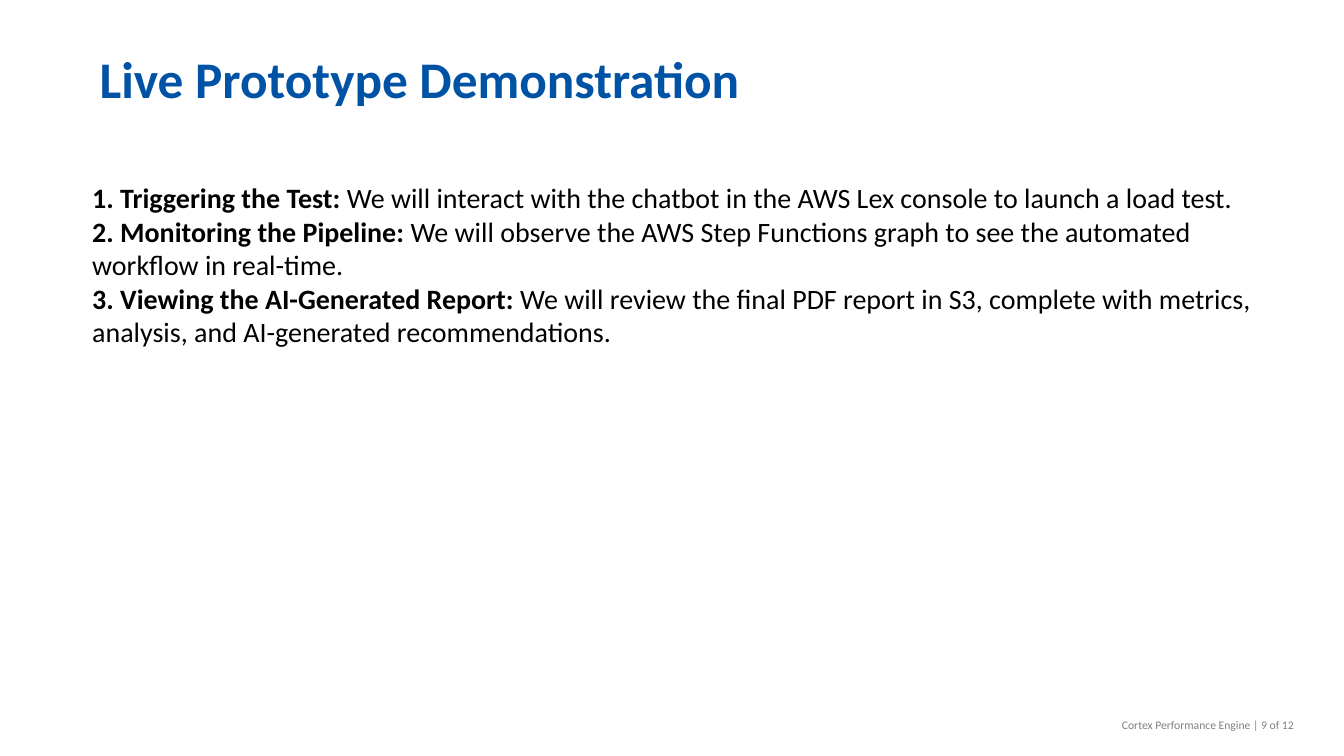
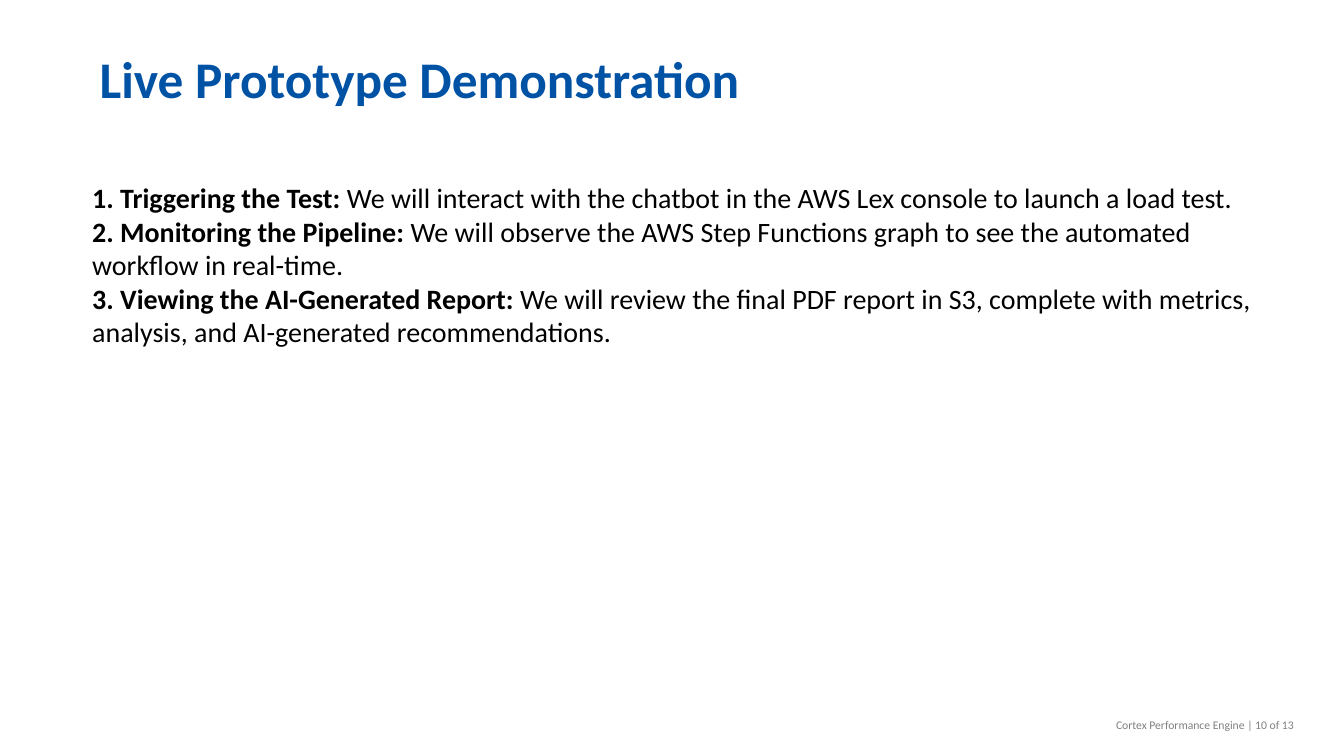
Before and after one commit to Shuvam-Das/Cortex-Performance-Engine, a slide deck: slide 10 of Cortex_Performance_Engine_Stakeholder_Presentation.pptx (slide 9 before the commit). Drawn at 1344x756 pixels with LibreOffice and Linux fonts; fonts in the diff are those of the drawing. Boxes give left, top, right and bottom in pixels: in the first picture for what was removed or moved away, otherwise in the second. Text is boxed around its words. In the diff, an @@ line names an element or a change of style, - is before the commit and + after.

Commit message:
PPT update

```diff
--- a/Cortex_Performance_Engine_Stakeholder_Presentation.pptx
+++ b/Cortex_Performance_Engine_Stakeholder_Presentation.pptx
@@ text at (x1=1116, y1=721, x2=1294, y2=731): text changed @@
-Cortex Performance Engine | 9 of 12
+Cortex Performance Engine | 10 of 13
```
Also in this commit, not shown: 10 other slides changed, 1 slide added, 1 other file.
